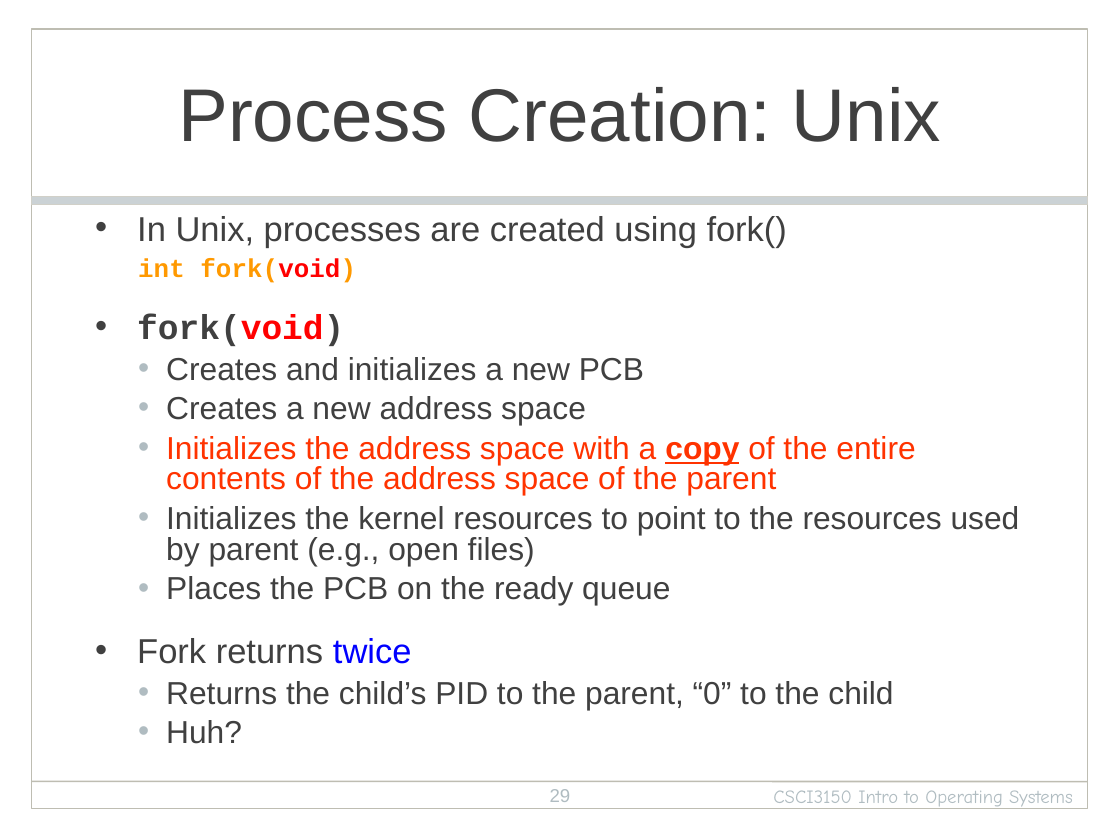
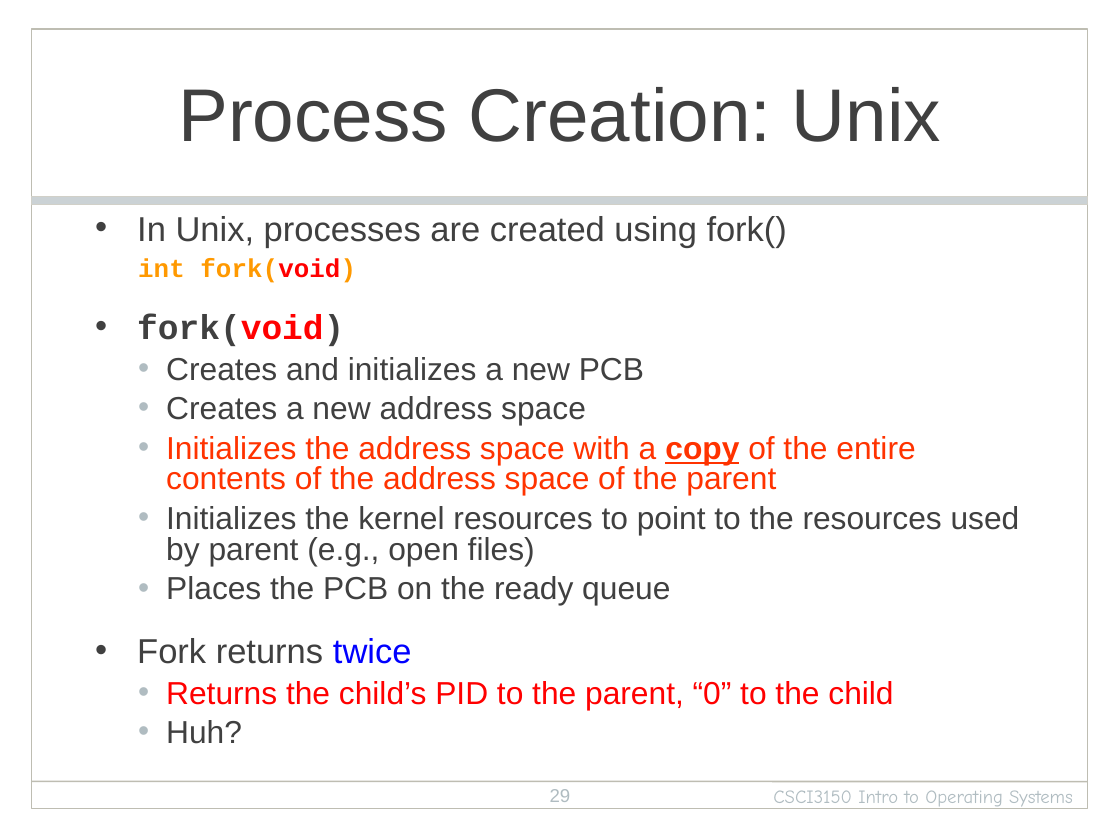
Before and after one commit to henryhxu/CSCI3150, a slide deck: slide 29 of lecture/lec3_processes.pptx. Drawn at 1120x840 pixels with LibreOffice and Linux fonts; fonts in the diff are those of the drawing; background and template pictures are left out. Boxes give left, top, right and bottom in pixels: in the first picture for what was removed or moved away, otherwise in the second. Text is boxed around its words. In the diff, an @@ line names an element or a change of style, - is before the commit and + after.

```diff
--- a/lecture/lec3_processes.pptx
+++ b/lecture/lec3_processes.pptx
@@ text at bbox=[166, 681, 893, 709]: text colour #404040 to #FF0000 in "Returns the child’s PID to the parent, ..." @@
```
Also in this commit, not shown: 2 other slides changed, 2 slides added, 1 other file.
